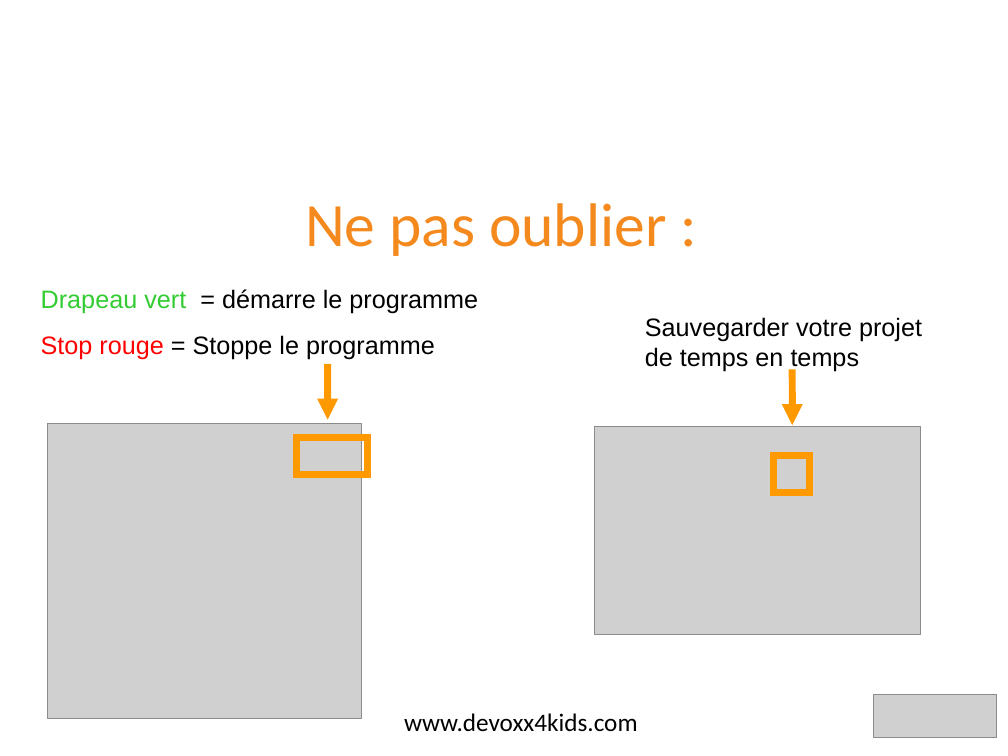
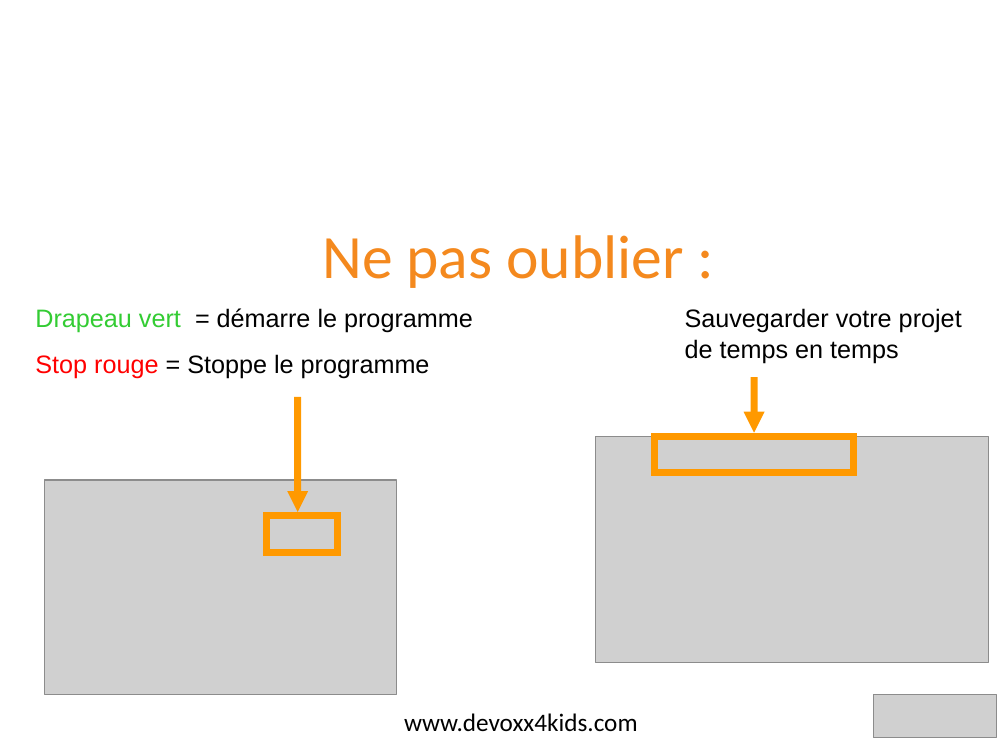
Before and after one commit to devoxx4kids/materials, a slide deck: slide 12 of workshops/scratch/fr/D4K-BE-2013-Scratch-Intro-FR.odp. Drawn at 1008x756 pixels with LibreOffice and Linux fonts; fonts in the diff are those of the drawing; grey boxes stand for pictures; background and template pictures are left out. Boxes give left, top, right and bottom in pixels: in the first picture for what was removed or moved away, otherwise in the second. Text is boxed around its words. In the diff, an @@ line names an element or a change of style, - is before the commit and + after.

Commit message:
Update Scratch intro with Scratch 2.0 screenshots [FR]
The UI changed a bit, so I've updated the screenshots

```diff
--- a/workshops/scratch/fr/D4K-BE-2013-Scratch-Intro-FR.odp
+++ b/workshops/scratch/fr/D4K-BE-2013-Scratch-Intro-FR.odp
@@ title "Ne pas oublier :": place and size @@
-title "Ne pas oublier :" at [305, 203, 666, 256]
+title "Ne pas oublier :" at [322, 235, 683, 288]
@@ text "Drapeau vert = démarre le ...": place and size @@
-text "Drapeau vert = démarre le ..." at [41, 289, 478, 360]
+text "Drapeau vert = démarre le ..." at [35, 308, 473, 379]
@@ text "Sauvegarder votre projet de temps ...": place and size @@
-text "Sauvegarder votre projet de temps ..." at [645, 317, 922, 372]
+text "Sauvegarder votre projet de temps ..." at [685, 308, 962, 363]
@@ arrow moved from (792, 369) - (792, 425) to (754, 377) - (754, 432) @@
@@ arrow moved from (328, 364) - (328, 419) to (297, 397) - (297, 512) @@
@@ picture: place and size @@
-picture at [595, 426, 921, 634]
+picture at [596, 436, 989, 662]
@@ rectangle: place and size @@
-rectangle at [773, 456, 809, 492]
+rectangle at [655, 436, 854, 473]
@@ picture: place and size @@
-picture at [47, 423, 361, 719]
+picture at [44, 480, 396, 695]
@@ rectangle: place and size @@
-rectangle at [296, 437, 367, 474]
+rectangle at [267, 516, 338, 552]
```
Also in this commit, not shown: 8 other slides changed.
